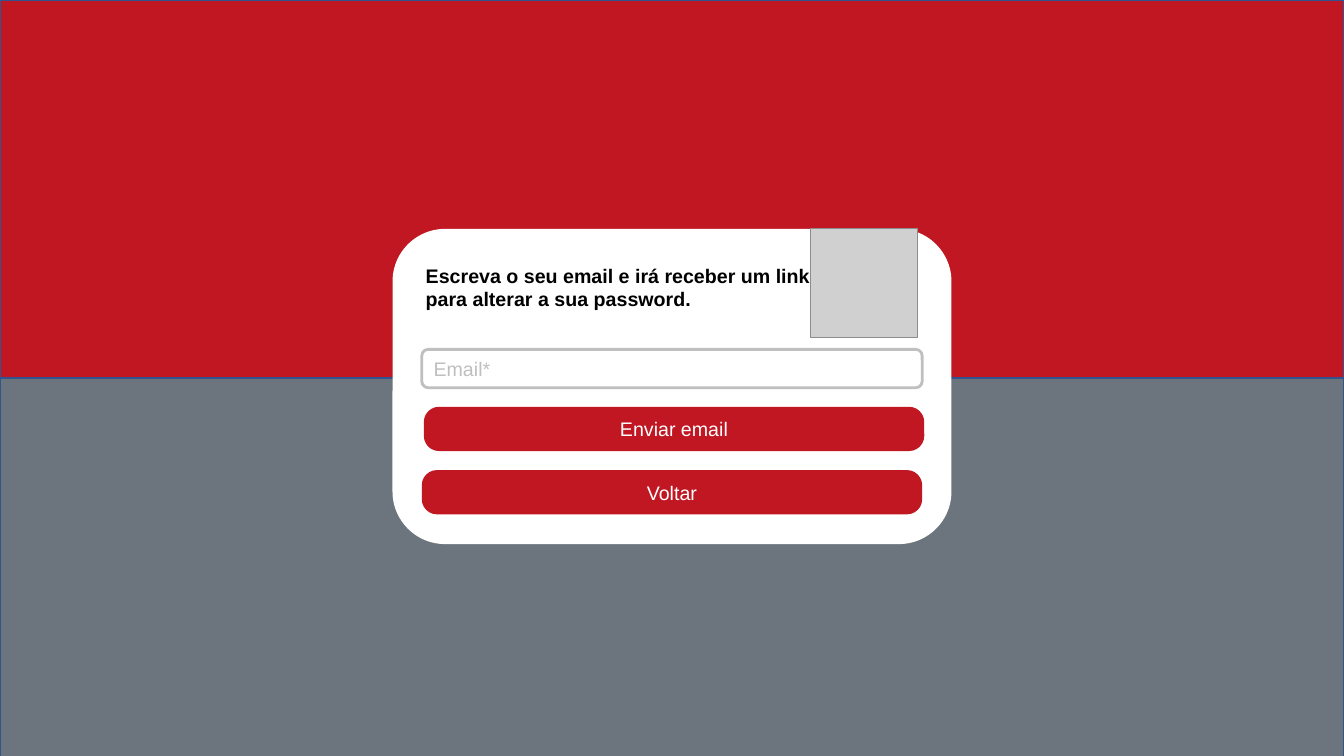
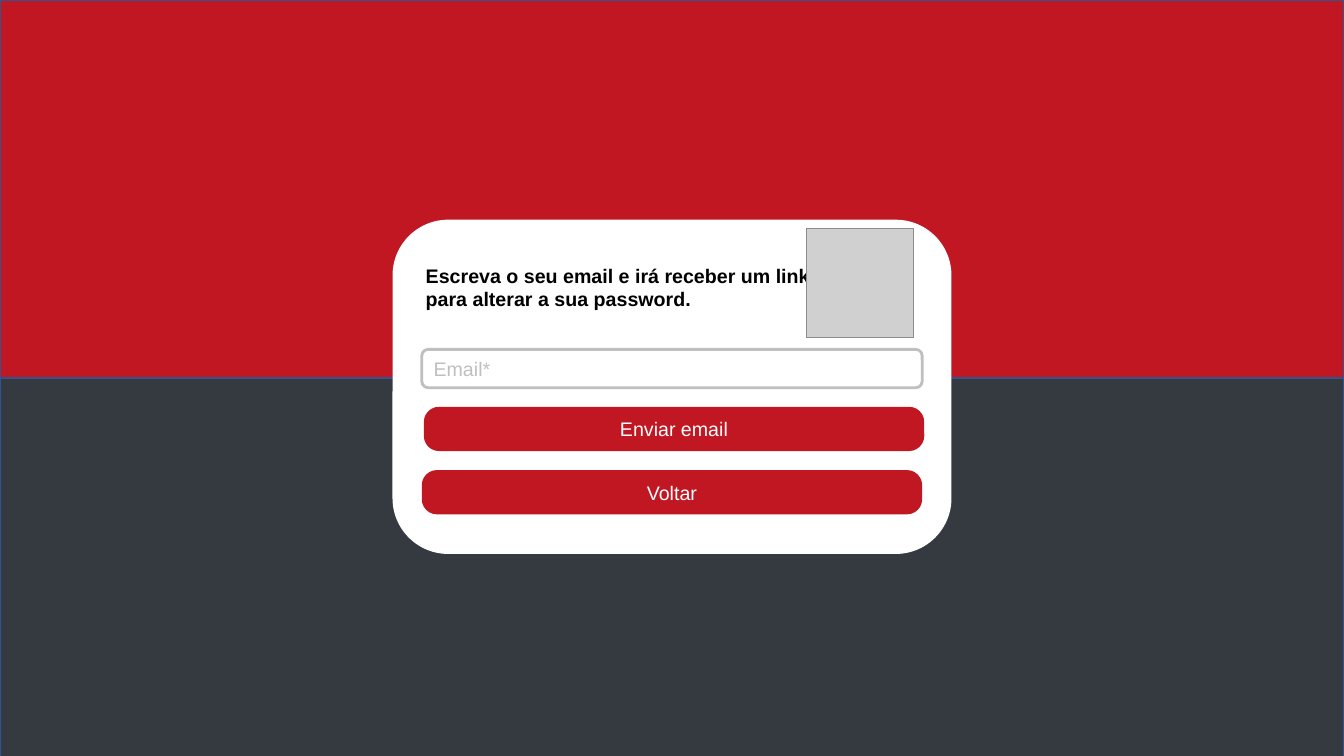
Before and after one commit to Reaf25pt/CriticalProject, a slide deck: slide 4 of frontend/mockup_final.pptx. Drawn at 1344x756 pixels with LibreOffice and Linux fonts; fonts in the diff are those of the drawing; grey boxes stand for pictures. Boxes give left, top, right and bottom in pixels: in the first picture for what was removed or moved away, otherwise in the second. Text is boxed around its words. In the diff, an @@ line names an element or a change of style, - is before the commit and + after.

```diff
--- a/frontend/mockup_final.pptx
+++ b/frontend/mockup_final.pptx
@@ rounded rectangle resized from (x1=392, y1=229, x2=952, y2=544) to (x1=392, y1=220, x2=952, y2=555) @@
@@ picture moved from (x1=811, y1=229, x2=919, y2=338) to (x1=807, y1=229, x2=914, y2=338) @@
@@ rectangle at (x1=0, y1=338, x2=1344, y2=756): fill #6C757D to #343A40 @@
```
Also in this commit, not shown: 3 other slides changed, 2 other files.
